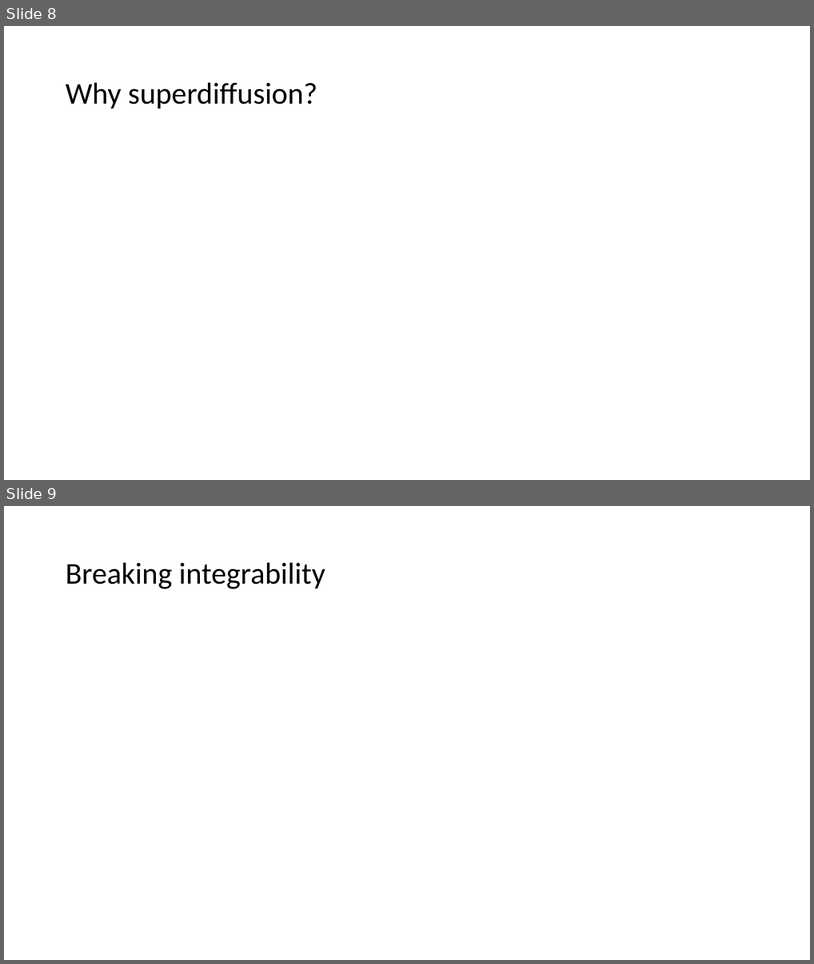
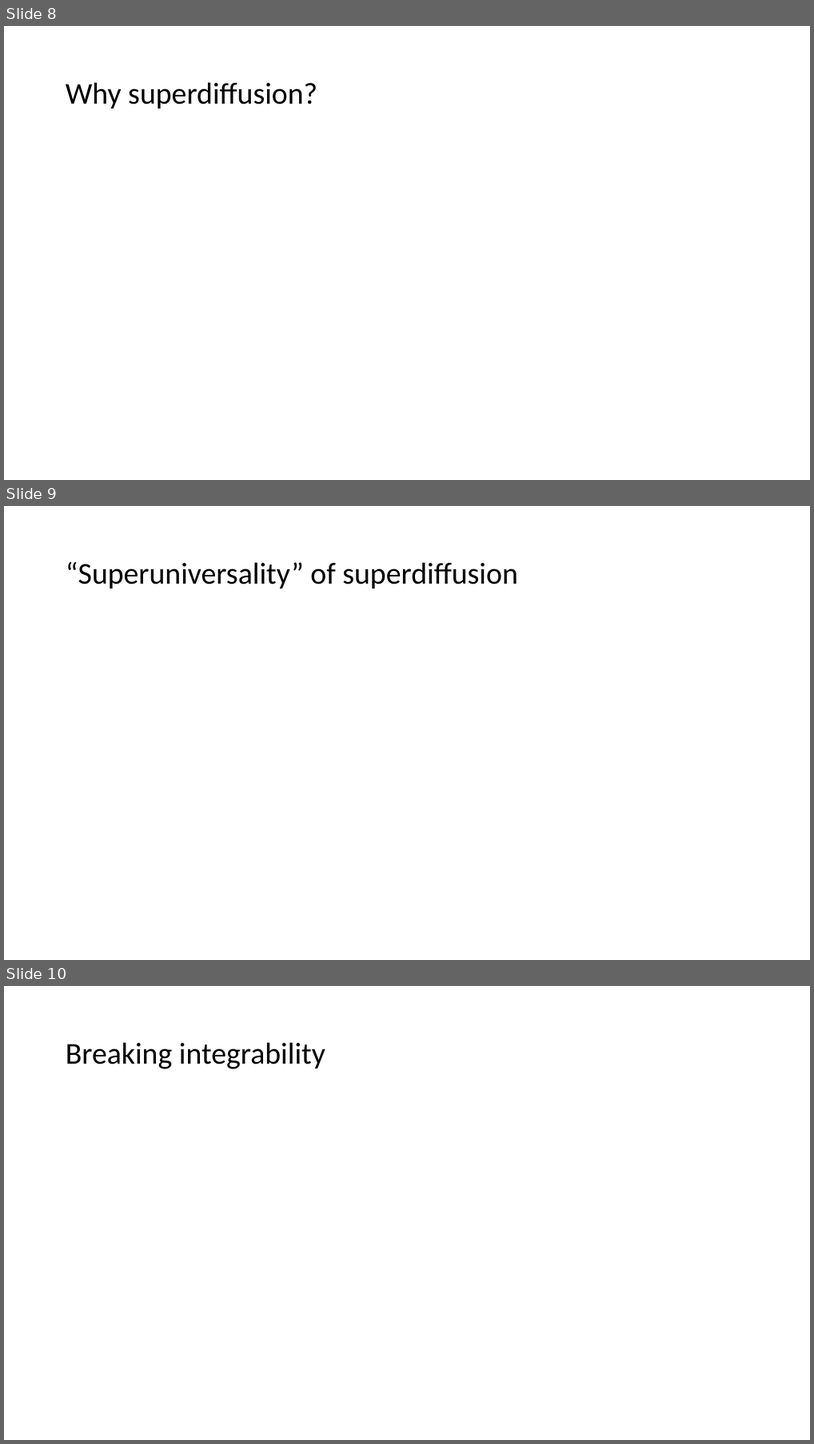
Before and after one commit to kwang0/KPZ-Project, a slide deck: EPiQS Presentation.pptx. Shown one above the other, each under a label of ours: slides 8 and 9 before the commit, slides 8, 9 and 10 after it. The pictures are 814x964 and 814x1444 pixels, drawn with LibreOffice and Linux fonts; fonts in the diff are those of the drawing; grey boxes stand for pictures. Boxes give left, top, right and bottom in pixels: in the first picture for what was removed or moved away, otherwise in the second. Text is boxed around its words. In the diff, an @@ line names an element or a change of style, - is before the commit and + after.

```diff
--- a/EPiQS Presentation.pptx
+++ b/EPiQS Presentation.pptx
@@ slide 9 added at [4,506,810,960], background #FFFFFF @@
@@ title added at [66,562,518,588], 36 pt, text #000000 @@
+“Superuniversality” of superdiffusion
@@ what was slide 9 is now slide 10 @@
```
Also in this commit, not shown: 9 slides changed.
